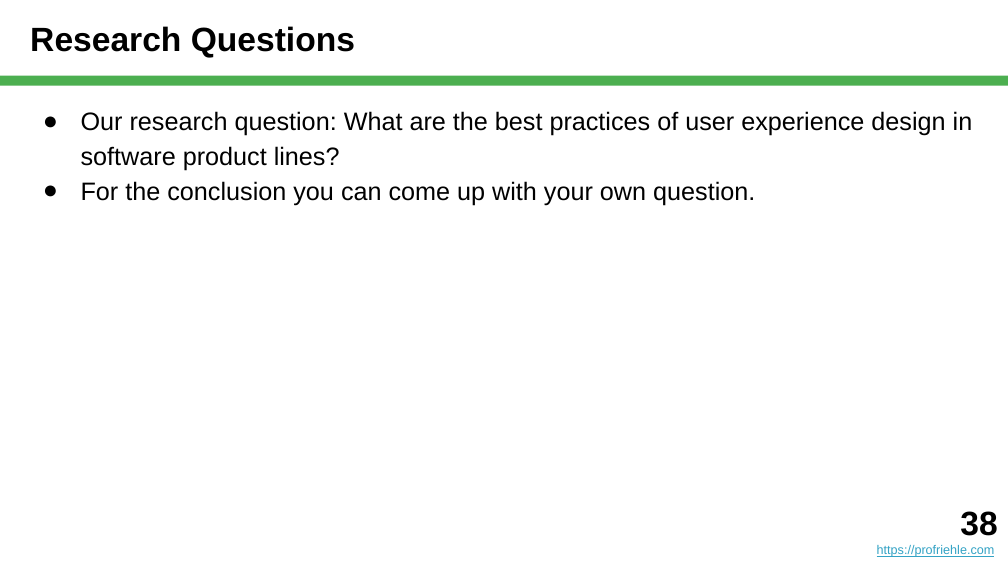
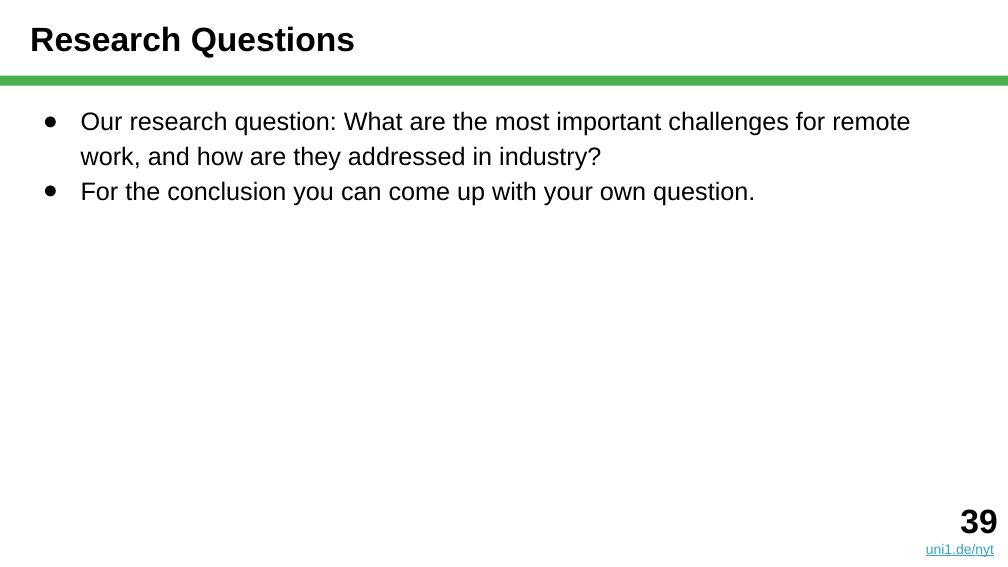
Before and after one commit to dirkriehle/nyt-course, a slide deck: slide 39 of Lecture slides/NYT B03 - Qualitative Data Analysis.pptx (slide 38 before the commit). Drawn at 1008x567 pixels with LibreOffice and Linux fonts; fonts in the diff are those of the drawing. Boxes give left, top, right and bottom in pixels: in the first picture for what was removed or moved away, otherwise in the second. Text is boxed around its words. In the diff, an @@ line names an element or a change of style, - is before the commit and + after.

```diff
--- a/Lecture slides/NYT B03 - Qualitative Data Analysis.pptx
+++ b/Lecture slides/NYT B03 - Qualitative Data Analysis.pptx
@@ text at [81,111,910,170]: text changed @@
-● Our research question: What are the best practices of user experience design in software product lines?
+● Our research question: What are the most important challenges for remote work, and how are they addressed in industry?
@@ text added at [926,509,997,557], 10 pt, text #34A3C5, underline @@
+39
+uni1.de/nyt
@@ text removed at [877,511,997,557] @@
-38
-https://profriehle.com
```
Also in this commit, not shown: 34 other slides changed, 2 slides added, 1 slide removed, 1 other file.
